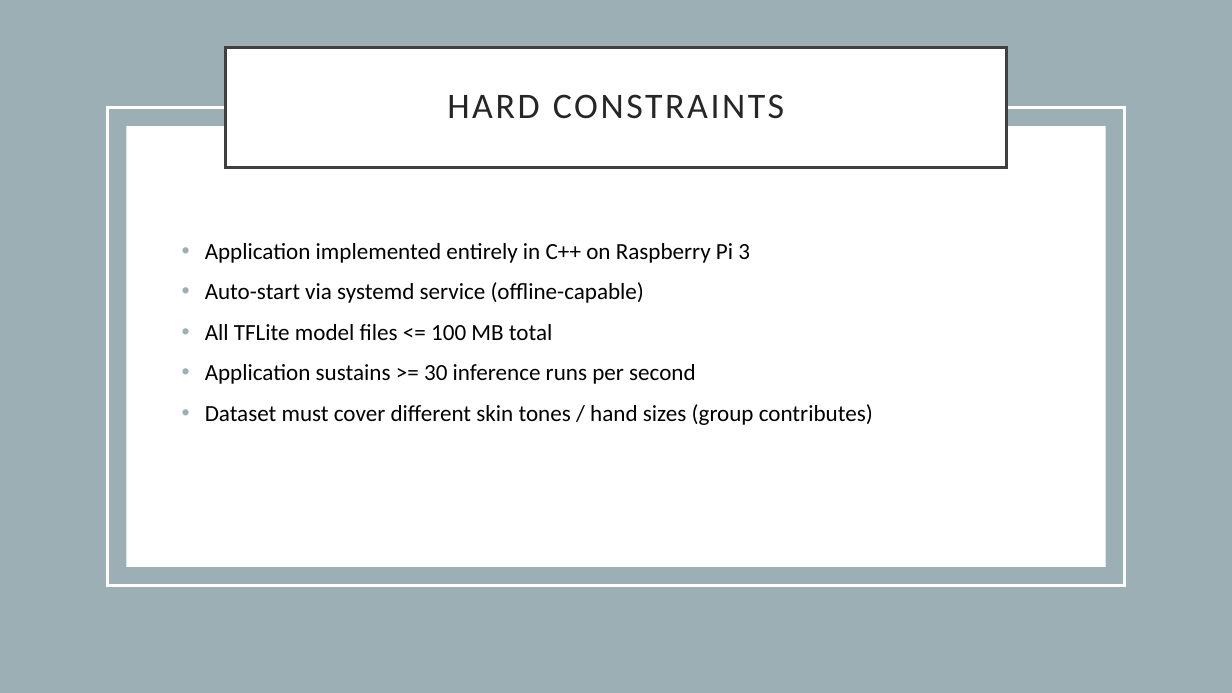
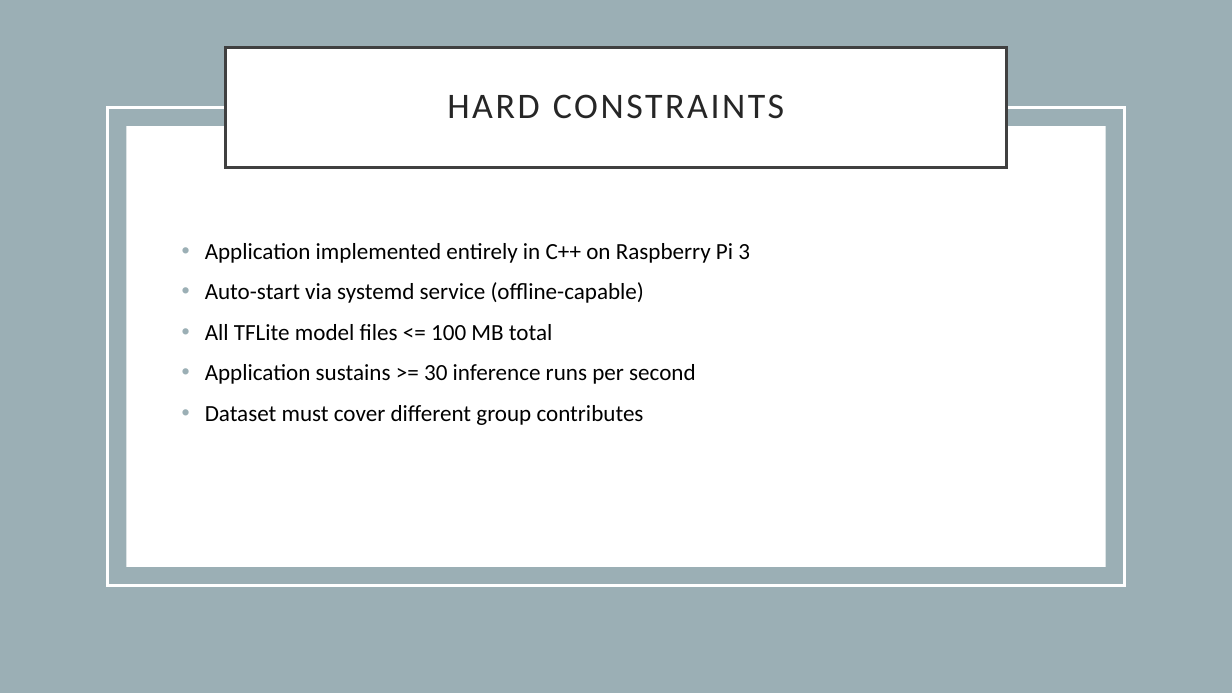
Before and after one commit to andreasranzmaier/EAI_Rock_Paper_Lose, a slide deck: slide 3 of presentation.pptx. Drawn at 1232x693 pixels with LibreOffice and Linux fonts; fonts in the diff are those of the drawing. Boxes give left, top, right and bottom in pixels: in the first picture for what was removed or moved away, otherwise in the second. Text is boxed around its words. In the diff, an @@ line names an element or a change of style, - is before the commit and + after.

```diff
--- a/presentation.pptx
+++ b/presentation.pptx
@@ text at (205,405,644,425): text changed @@
-• Dataset must cover different skin tones / hand sizes (group contributes)
+• Dataset must cover different group contributes
```
Also in this commit, not shown: 6 other slides changed, 1 slide added, 1 other file.
